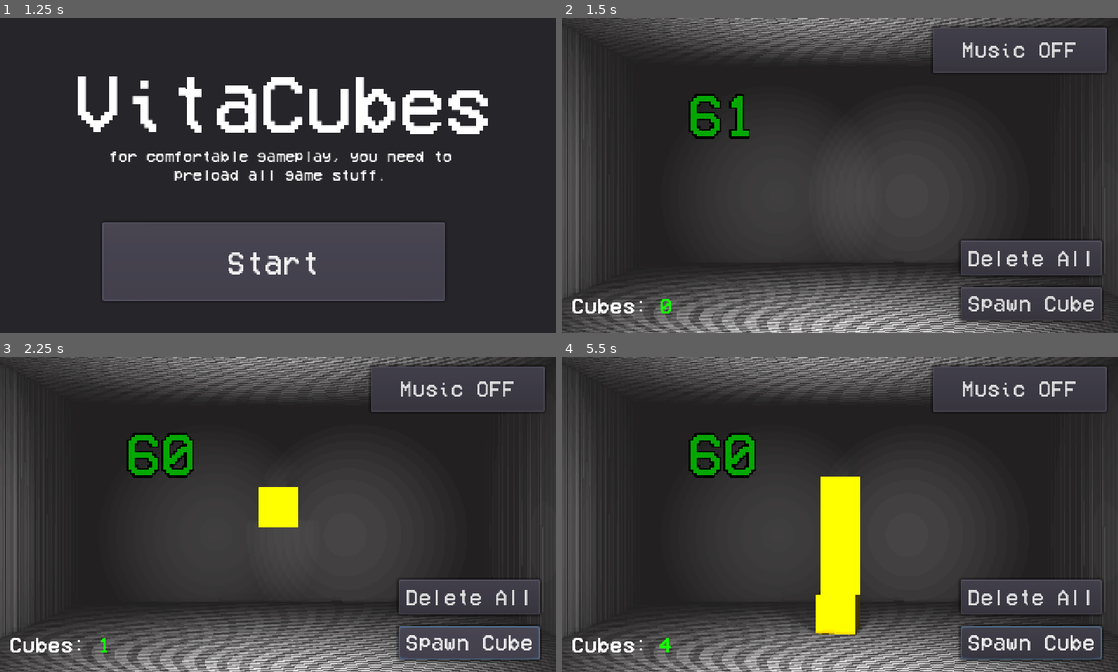
Above: before the commit, frames 1-4 (two rows, left to right).
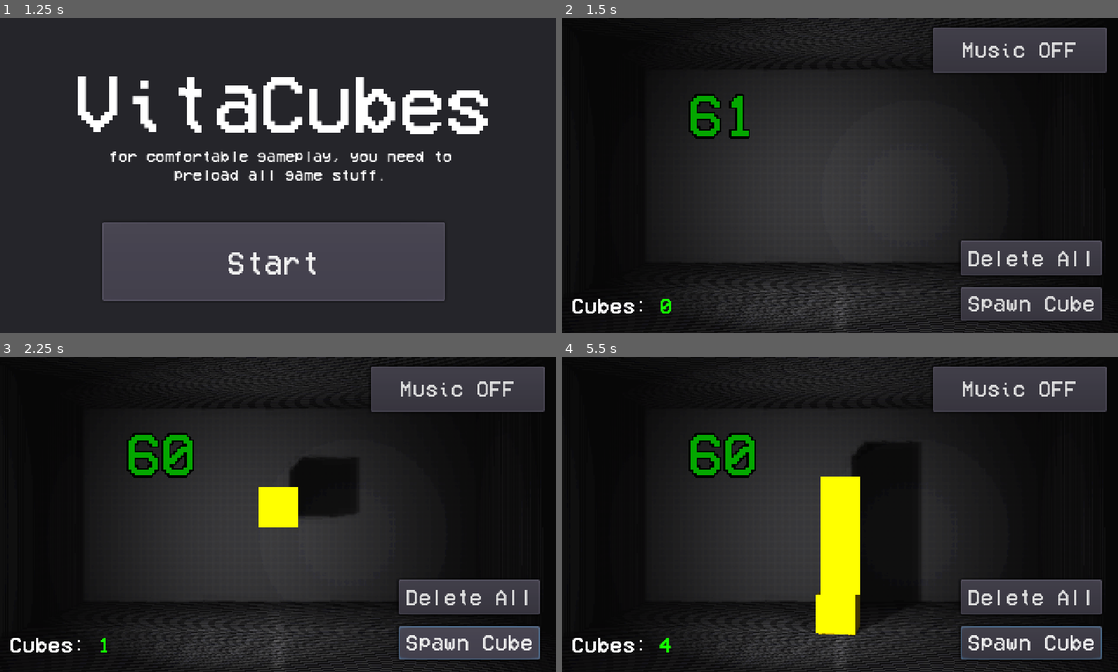
Above: after the commit, the same moments.

Repository: yaragirodev/vitaCubes
Game: Godot game, scene res://scenes/mainMenu.tscn
Same seed, same stepped clock (60 frames per second), same inputs: the game is played once before the commit and once after it.
Inputs (mouse positions are in pixels of both pictures, inside the frame that each line leads up to):
- Up to frame 1 (1.25 s): click "Load Assets" at 0.5 s
- Up to frame 2 (1.5 s): click "Start" at 1.25 s
- Up to frame 3 (2.25 s): click "Spawn Cube" at 2 s
- Up to frame 4 (5.5 s): click "Spawn Cube" at 2.75 s; click "Spawn Cube" at 3.5 s; move the mouse to (962, 498) at 4.27 s; click (962, 498) at 4.42 s; tap Enter at 5 s; drag from (728, 530) to (812, 577) at 5.02 s

Frame 1 is identical in both runs. In frame 2, 44% of the frame differs, in the area x 0-100%, y 0-100%; in frame 3, 46%; in frame 4, 49%.

Commit message:
added grid texture

Diff:
--- /dev/null
+++ b/assets/materuials/grid.tres
@@ -0,0 +1,8 @@
+[gd_resource type="SpatialMaterial" load_steps=2 format=2]
+
+[ext_resource path="res://assets/grid/texture_01.png" type="Texture" id=1]
+
+[resource]
+albedo_texture = ExtResource( 1 )
+uv1_triplanar = true
+uv2_triplanar = true
--- a/scenes/main.tscn
+++ b/scenes/main.tscn
@@ -1,10 +1,15 @@
-[gd_scene load_steps=9 format=2]
+[gd_scene load_steps=12 format=2]
 
 [ext_resource path="res://gui/gui.tscn" type="PackedScene" id=1]
 [ext_resource path="res://assets/VCR.ttf" type="DynamicFontData" id=2]
 [ext_resource path="res://scenes/fpsCounter.gd" type="Script" id=3]
 [ext_resource path="res://scenes/DaD.gd" type="Script" id=4]
 [ext_resource path="res://assets/BGMusicL0.mp3" type="AudioStream" id=5]
+[ext_resource path="res://assets/grid/texture_01.png" type="Texture" id=6]
+[ext_resource path="res://assets/materuials/grid.tres" type="Material" id=7]
+
+[sub_resource type="SpatialMaterial" id=4]
+albedo_texture = ExtResource( 6 )
 
 [sub_resource type="DynamicFont" id=2]
 size = 412
@@ -31,6 +36,7 @@
 width = 29.7181
 height = 0.491139
 depth = 18.4865
+material = SubResource( 4 )
 
 [node name="CSGBox5" type="CSGBox" parent="env"]
 transform = Transform( 1, 0, 0, 0, 1, 0, 0, 0, 1, 0, 13.9429, 0 )
@@ -38,6 +44,7 @@
 width = 29.7181
 height = 0.491139
 depth = 18.4865
+material = ExtResource( 7 )
 
 [node name="backwall" type="CSGBox" parent="env"]
 transform = Transform( 1, 0, 0, 0, 1, 0, 0, 0, 1, 0, 6.96227, -9.13067 )
@@ -45,6 +52,7 @@
 width = 29.7181
 height = 14.2517
 depth = 1.04526
+material = ExtResource( 7 )
 
 [node name="fps" type="Label3D" parent="env/backwall"]
 transform = Transform( 1, 0, 0, 0, 1, 0, 0, 0, 1, -8.14033, 3.65516, 0.640557 )
@@ -59,6 +67,7 @@
 width = 1.1777
 height = 14.2517
 depth = 22.5589
+material = ExtResource( 7 )
 
 [node name="CSGBox4" type="CSGBox" parent="env"]
 transform = Transform( 1, 0, 0, 0, 1, 0, 0, 0, 1, 14.4102, 7.07878, -2.1481 )
@@ -66,6 +75,7 @@
 width = 1.1777
 height = 14.2517
 depth = 22.5589
+material = ExtResource( 7 )
 
 [node name="SpotLight" type="SpotLight" parent="env"]
 transform = Transform( 0.951878, 0, 0.306476, 0, 1, 0, -0.306476, 0, 0.951878, 5.55917, 4.90498, 18.7052 )
@@ -74,7 +84,7 @@
 spot_angle = 49.2756
 
 [node name="SpotLight2" type="SpotLight" parent="env"]
-transform = Transform( 0.984826, 0, -0.173545, 0, 1, 0, 0.173545, 0, 0.984826, -4.80219, 4.90498, 18.7052 )
+transform = Transform( 0.984826, 0, -0.173545, 0, 1, 0, 0.173545, 0, 0.984826, -3.8245, 4.90498, 10.9486 )
 shadow_enabled = true
 spot_range = 28.4386
 spot_angle = 49.2756
Binary file added: assets/grid/texture_01.png
Not shown, added: assets/grid/texture_01.png.import
